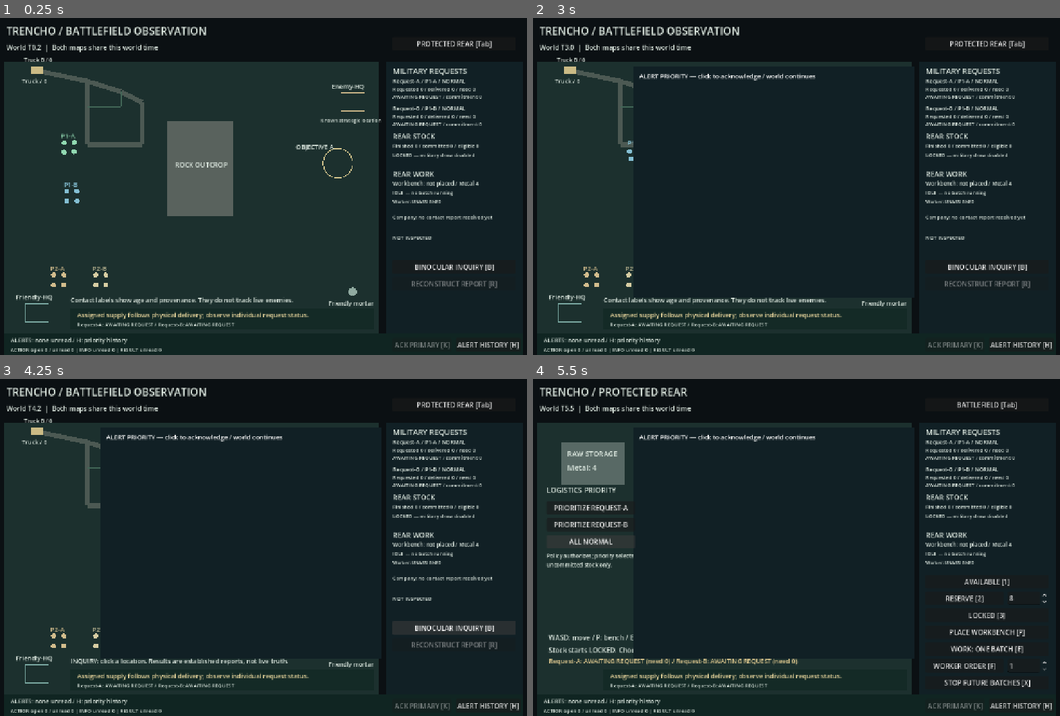
Above: before the commit, frames 1-4 (two rows, left to right).
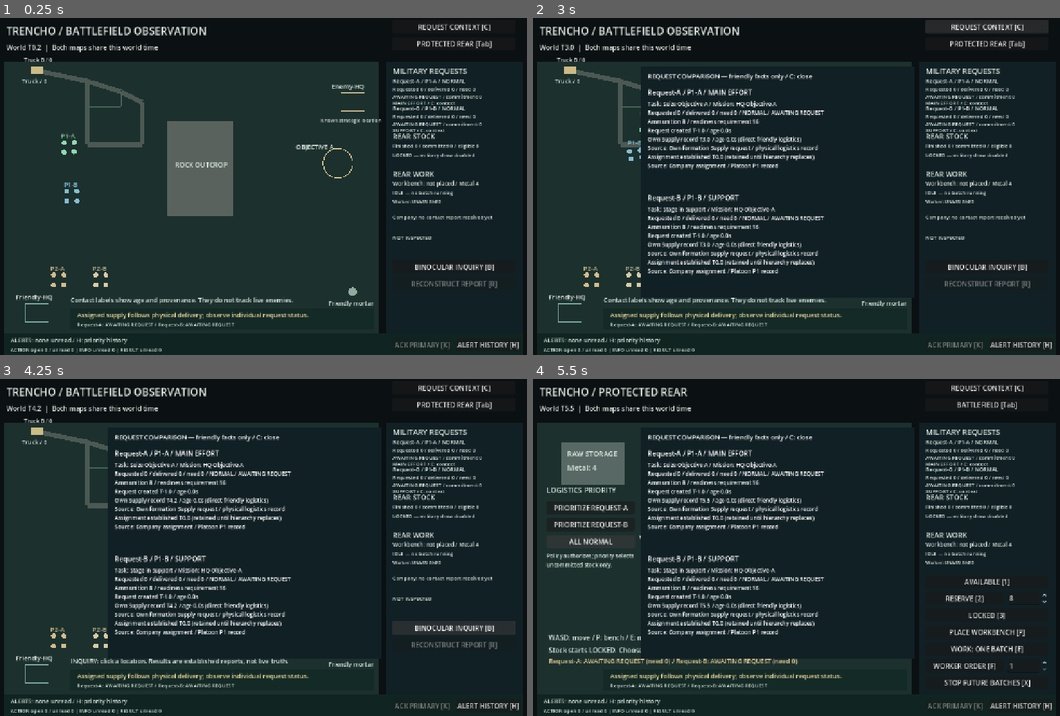
Above: after the commit, the same moments.

Repository: TheInfinityIQ/trencho_v3
Game: Godot game, scene res://priority_operations.tscn
The game is run twice, just before and just after one commit, with the same random seed, the same clock (stepped at 60 frames per second) and the same inputs. This scene is started directly instead of the project's main scene.
Inputs (mouse positions are in pixels of both pictures, inside the frame that each line leads up to):
- Up to frame 1 (0.25 s): no input
- Up to frame 2 (3 s): click "PROTECTED REAR [Tab]" at 0.5 s; click "BATTLEFIELD [Tab]" at 1.25 s; click "ALERT HISTORY [H]" at 2 s; click (986, 28) at 2.75 s, where only the run after the commit has a clickable "REQUEST CONTEXT [C]"
- Up to frame 3 (4.25 s): click "BINOCULAR INQUIRY [B]" at 3.5 s
- Up to frame 4 (5.5 s): tap Enter at 4.25 s; move the mouse to (917, 530) at 4.27 s; hold D 4.28-5 s; tap Tab at 4.35 s; click (917, 530) at 4.42 s; tap P at 4.55 s; click "ALL NORMAL" at 5 s

The runs differ from the first frame. In frame 1, 0.3% of the frame differs, in the area x 74-94%, y 1-34%; in frame 2, 6.1%, in the area x 19-98%, y 0-83%; in frame 3, 5.4%; in frame 4, 5.4%.

Commit message:
Explain supply requests with established friendly command context

Diff:
--- /dev/null
+++ b/check_context.gd
@@ -0,0 +1,208 @@
+extends SceneTree
+
+const Ops = preload("res://priority_operations.gd")
+const Codec = preload("res://checkpoint.gd")
+var checks := 0
+var failures: Array[String] = []
+var evidence: Array = []
+
+func expect(condition: bool, description: String) -> void:
+	checks += 1
+	if not condition:
+		failures.append(description)
+
+func _initialize() -> void:
+	run.call_deferred()
+
+func request(ops, identity: String) -> Dictionary:
+	return ops.world.rear.requests.filter(func(item): return item.id == identity)[0]
+
+func packets(ops) -> Array:
+	return ops.situation().requests.map(func(item): return item.context)
+
+func signature(ops) -> String:
+	var world = ops.world
+	var people: Array = world.all_people().map(func(person): return {"id": person.id, "position": person.position, "path": person.path, "waypoint": person.waypoint, "inventory": person.inventory, "active": person.active, "medical": person.medical_state})
+	var chains: Array = [world.supply] + world.additional_supplies
+	return JSON.stringify({"time": world.elapsed, "people": people, "command": world.trace, "squads": world.squads.map(func(squad): return {"id": squad.id, "task": squad.task, "destination": squad.destination, "decision": squad.decision}),
+		"rear": [world.rear.metal, world.rear.ammunition, world.rear.committed, world.rear.shipment, world.rear.job, world.rear.production_order, world.rear.requests, world.rear.request_context],
+		"chains": chains.map(func(chain): return {"id": chain.request_id, "carried": chain.carried(), "phase": chain.phase, "requested_at": chain.requested_at, "transactions": chain.transactions, "truck": [chain.truck.position, chain.truck.inventory, chain.truck.route, chain.truck.route_state]}),
+		"random": [world.combat.friendly_random.seed, world.combat.friendly_random.state, world.combat.enemy_random.seed, world.combat.enemy_random.state], "shots": world.combat.shots, "missions": world.artillery.missions}, "", true, true)
+
+func initial():
+	var ops = Ops.new()
+	ops.step(12)
+	ops.world.rear.place_workbench(Vector2(380, 480))
+	ops.world.rear.assign_worker(2)
+	while ops.world.rear.produced < 8 and ops.world.elapsed < 20:
+		ops.advance(1.0 / 60.0)
+	return ops
+
+func branch(identity: String) -> Dictionary:
+	var ops = initial()
+	var baseline := signature(ops)
+	var a: Dictionary = request(ops, "Request-A")
+	var b: Dictionary = request(ops, "Request-B")
+	var chosen: Dictionary = a if identity == a.id else b
+	var other: Dictionary = b if identity == a.id else a
+	var index := 0 if identity == a.id else 1
+	var original_task: String = ops.world.squads[index].task
+	ops.set_priority(identity)
+	ops.world.rear.set_policy("AVAILABLE")
+	var conserved := true
+	while chosen.delivered < 8 and ops.world.elapsed < 60:
+		ops.advance(1.0 / 60.0)
+		conserved = conserved and ops.world.total_ammunition() == ops.initial_ammo + ops.world.rear.produced - ops.world.combat.shots.size()
+	ops.advance(1.0 / 60.0)
+	expect(chosen.delivered == 8 and chosen.ready and other.delivered == 0 and not other.ready, "Selected " + identity + " physically becomes ready first; other is still genuinely short")
+	var first_ready: float = ops.world.supply.resumed_at if index == 0 else ops.world.additional_supplies[0].resumed_at
+	var start: Vector2 = ops.world.squads[index].center()
+	var other_start: Vector2 = ops.world.squads[1 - index].center()
+	var remaining_before: float = start.distance_to(ops.world.squads[index].destination)
+	ops.step(2)
+	var progressed: float = remaining_before - ops.world.squads[index].center().distance_to(ops.world.squads[index].destination)
+	expect(progressed > 20 and ops.world.squads[index].task == original_task and ops.world.squads[1 - index].center().distance_to(other_start) < 0.001 and other.delivered == 0, "Ordinary " + identity + " mission progresses earlier while unsupplied formation holds; priority issued no new task")
+	while (a.delivered < 8 or b.delivered < 8) and ops.world.elapsed < 85 and ops.world.battle_active():
+		ops.advance(1.0 / 60.0)
+		conserved = conserved and ops.world.total_ammunition() == ops.initial_ammo + ops.world.rear.produced - ops.world.combat.shots.size()
+	ops.advance(1.0 / 60.0)
+	expect(a.delivered == 8 and b.delivered == 8 and ops.world.rear.produced == 16 and conserved, "Later second finite batch supplies remaining demand and conserves ammunition in " + identity + " branch")
+	return {"choice": identity, "initial": baseline, "first_ready": first_ready, "A_ready": ops.world.supply.resumed_at, "B_ready": ops.world.additional_supplies[0].resumed_at,
+		"earlier_progress": progressed, "initial_center": start, "contexts": packets(ops), "requests": ops.world.rear.requests.duplicate(true), "ledger": ops.world.rear.ledger.duplicate(true)}
+
+func run() -> void:
+	var ops = initial()
+	var context: Array = packets(ops)
+	var a: Dictionary = context[0]
+	var b: Dictionary = context[1]
+	expect(a.request_id == "Request-A" and a.formation_id == "P1-A" and b.request_id == "Request-B" and b.formation_id == "P1-B", "Context attaches to stable logical demand and formation identity")
+	expect(a.command_role == "MAIN EFFORT" and b.command_role == "SUPPORT" and a.mission_id == b.mission_id and a.mission_id == "HQ-Objective-A", "Established hierarchy distinguishes MAIN EFFORT/SUPPORT under one authored HQ mission")
+	expect(a.task_summary == ops.world.squads[0].task and b.task_summary == ops.world.squads[1].task and ops.world.trace[a.source_sequence].choice == "P1-A: " + a.task_summary and ops.world.trace[b.source_sequence].choice == "P1-B: " + b.task_summary, "Task summaries come from actual friendly Platoon assignment records")
+	expect(a.carried == 8 and b.carried == 8 and a.readiness_required == 16 and a.requested == 8 and b.remaining == 8 and a.supply_reason == "Ammunition 8 / readiness requirement 16", "Readiness/deficit context reflects actual logistics, without invented enemy rationale")
+	expect(a.request_created_at == ops.world.supply.requested_at and b.request_created_at == ops.world.additional_supplies[0].requested_at and a.request_age == ops.world.elapsed - a.request_created_at and a.supply_record_time == ops.world.elapsed and a.supply_age == 0, "Creation age and effective direct-Supply time come from authoritative world/logistics clocks")
+	expect(a.command_record_time == 0 and a.command_provenance.contains("Platoon P1") and a.supply_provenance.contains("physical logistics record"), "Static established assignment and direct friendly logistics have separate explicit provenance/timing")
+	var before := signature(ops)
+	context[0].task_summary = "changed diagnostic copy"
+	for sample in range(20):
+		ops.situation()
+	expect(signature(ops) == before and packets(ops)[0].task_summary == "Seize Objective A", "Read-only context projection/copy changes cannot mutate actual world or allocation")
+	var codec = Codec.new()
+	expect(codec.values_only(packets(ops)) and codec.unpack(JSON.parse_string(JSON.stringify(codec.pack(packets(ops)), "", true, true))) == packets(ops), "Request context is serializable plain values with no tactical callable/control object")
+	var allowed := ["request_id", "formation_id", "mission_id", "command_role", "task_summary", "command_provenance", "command_record_time", "source_sequence", "request_created_at", "request_age", "requested", "remaining", "delivered", "carried", "readiness_required", "supply_reason", "supply_provenance", "supply_record_time", "supply_age"]
+	expect(packets(ops).all(func(packet): return packet.keys().all(func(key): return key in allowed)), "Whitelisted packet has no enemy/threat/recommendation/score/best-choice or tactical action field")
+	var hidden_before := JSON.stringify(packets(ops), "", true, true)
+	var alert_before := JSON.stringify(ops.alerts.recent(), "", true, true)
+	var enemy = ops.world.combat.defenders.soldiers[0]
+	enemy.position = Vector2(900, 700)
+	enemy.active = false
+	enemy.medical_state = "DEAD"
+	enemy.inventory.BoltActionRifleAmmo = 99
+	expect(JSON.stringify(packets(ops), "", true, true) == hidden_before and JSON.stringify(ops.alerts.recent(), "", true, true) == alert_before, "Unreported enemy location/health/ammunition changes cannot alter request context, alert rationale or recommendation")
+	var retained_task: String = packets(ops)[0].task_summary
+	ops.world.squads[0].task = "Unestablished local edit"
+	ops.step(1)
+	expect(packets(ops)[0].task_summary == retained_task and packets(ops)[0].command_record_time == 0 and packets(ops)[0].supply_record_time > a.supply_record_time, "Old established assignment is retained while only actual friendly Supply facts/time refresh")
+	ops.world.company_receive("Secure Objective A", Vector2(140, 610))
+	ops.advance(1.0 / 60.0)
+	expect(packets(ops)[0].command_role == "RESERVE" and packets(ops)[1].command_role == "RESERVE" and packets(ops)[0].task_summary == "Hold reserve" and packets(ops)[0].command_record_time > 0 and ops.world.trace[packets(ops)[0].source_sequence].intent == "Remain staged", "A genuine existing friendly hierarchy reassignment updates context from its actual record")
+	var left: Dictionary = branch("Request-A")
+	var right: Dictionary = branch("Request-B")
+	expect(left.initial == right.initial, "A-first/B-first branches share identical initial actor/path/stock/request/command/vehicle and RNG seed/state snapshot")
+	expect(left.A_ready < left.B_ready and right.B_ready < right.A_ready and left.A_ready < right.A_ready and right.B_ready < left.B_ready, "Either choice changes actual timing/order of friendly readiness and autonomous action without forcing different final outcomes")
+	var guidance = initial()
+	var wording := JSON.stringify(guidance.alerts.recent())
+	expect(guidance.alerts.primary().type == "STOCK_AUTHORIZATION" and guidance.alerts.primary().text.contains("choose logistics priority") and guidance.world.rear.requests.all(func(item): return item.priority == "NORMAL") and not wording.contains("Choose MAIN EFFORT") and not wording.contains("best choice"), "Actual competing-request alert surfaces choice without MAIN EFFORT recommendation or automatic selection")
+	evidence.append(left)
+	evidence.append(right)
+	if "--visual" in OS.get_cmdline_user_args():
+		await visual_run()
+	var output := FileAccess.open("res://artifacts/context_checks.json", FileAccess.WRITE)
+	output.store_string(JSON.stringify({"checks": checks, "failures": failures, "branches": evidence}, "\t", true, true))
+	print("CONTEXT CHECKS: ", checks, " failures: ", failures)
+	quit(0 if failures.is_empty() else 1)
+
+func key(code: Key) -> void:
+	var event := InputEventKey.new()
+	event.keycode = code
+	event.physical_keycode = code
+	event.pressed = true
+	Input.parse_input_event(event)
+	var release := InputEventKey.new()
+	release.keycode = code
+	release.physical_keycode = code
+	Input.parse_input_event(release)
+
+func click(point: Vector2) -> void:
+	var event := InputEventMouseButton.new()
+	event.position = point
+	event.button_index = MOUSE_BUTTON_LEFT
+	event.pressed = true
+	Input.parse_input_event(event)
+	var release := InputEventMouseButton.new()
+	release.position = point
+	release.button_index = MOUSE_BUTTON_LEFT
+	Input.parse_input_event(release)
+
+func capture(name: String) -> void:
+	await create_timer(0.04).timeout
+	await RenderingServer.frame_post_draw
+	root.get_texture().get_image().save_png("res://artifacts/context_" + name + ".png")
+
+func visual_run() -> void:
+	for identity in ["Request-A", "Request-B"]:
+		var branch_name: String = "A" if identity == "Request-A" else "B"
+		var view = load("res://priority_operations.tscn").instantiate()
+		root.add_child(view)
+		while not view.model.rear.requests.all(func(item): return item.requested == 8) and view.model.elapsed < 12:
+			await create_timer(0.1).timeout
+		key(KEY_TAB)
+		await process_frame
+		key(KEY_P)
+		await process_frame
+		click(Vector2(380, 480))
+		await process_frame
+		click(Vector2(1226, 673))
+		await process_frame
+		key(KEY_F)
+		while view.model.rear.produced < 8 and view.model.elapsed < 20:
+			await create_timer(0.05).timeout
+		key(KEY_C)
+		await process_frame
+		await capture(branch_name + "_01_two_requests_command_logistics_provenance")
+		expect(view.context_panel.visible and view.context_headers[0].text.contains("MAIN EFFORT") and view.context_headers[1].text.contains("SUPPORT") and view.context_bodies[0].text.contains("Source:") and view.context_bodies[1].text.contains("Assignment established T0.0"), "Normal comparison control shows both established tasks/roles and separately timed direct Supply provenance")
+		expect(view.context_panel.find_children("*", "Button", true, false).is_empty() and view.view_mode == "rear", "Comparison contains facts only and does not switch map or add tactical controls")
+		click(Vector2(150, 305 if identity == "Request-A" else 345))
+		await process_frame
+		await capture(branch_name + "_02_player_selects_either_logistics_priority")
+		var selected: Dictionary = request(view.operations, identity)
+		var other: Dictionary = request(view.operations, "Request-B" if identity == "Request-A" else "Request-A")
+		expect(selected.priority == "PRIORITY" and other.priority == "NORMAL" and view.model.rear.policy == "LOCKED" and view.model.rear.committed == 0, "Either MAIN EFFORT or SUPPORT remains selectable; context neither chooses nor authorizes")
+		key(KEY_1)
+		key(KEY_C)
+		key(KEY_TAB)
+		await process_frame
+		while selected.delivered < 8 and view.model.elapsed < 55:
+			await create_timer(0.1).timeout
+		var index := 0 if identity == "Request-A" else 1
+		var before: Vector2 = view.model.squads[index].center()
+		await create_timer(2).timeout
+		await capture(branch_name + "_03_physical_readiness_autonomous_progress_first")
+		expect(selected.delivered == 8 and selected.ready and other.delivered == 0 and view.model.squads[index].center().distance_to(before) > 20, "Actual " + identity + " delivery releases its existing autonomous task earlier while other formation stays short")
+		key(KEY_C)
+		await process_frame
+		await capture(branch_name + "_04_direct_supply_context_reflects_actual_consequence")
+		expect(view.view_mode == "battlefield" and packets(view.operations)[index].carried == 16 and packets(view.operations)[1 - index].carried == 8 and packets(view.operations)[index].command_record_time == 0, "Comparison on chosen field view updates physical supply facts without re-stamping established command or forcing navigation")
+		if identity == "Request-B":
+			view.set_physics_process(false)
+			var before_hidden := JSON.stringify(packets(view.operations), "", true, true)
+			var enemy = view.model.combat.defenders.soldiers[0]
+			enemy.position = Vector2(900, 700)
+			enemy.active = false
+			enemy.medical_state = "DEAD"
+			enemy.inventory.BoltActionRifleAmmo = 99
+			view.refresh()
+			await capture("B_05_unreported_enemy_change_no_context_leak")
+			expect(JSON.stringify(packets(view.operations), "", true, true) == before_hidden and view.context_headers[0].text.contains("MAIN EFFORT") and view.context_headers[1].text.contains("SUPPORT"), "Isolated unreported enemy change leaves actual comparison/roles/priority facts identical, no threat/recommendation leak")
+		evidence.append({"renderer_choice": identity, "requests": view.model.rear.requests.duplicate(true), "contexts": packets(view.operations), "time": view.model.elapsed})
+		view.queue_free()
+		await process_frame
--- a/priority_operations.gd
+++ b/priority_operations.gd
@@ -2,6 +2,7 @@
 
 const Supply = preload("res://supply.gd")
 const VehicleRoutes = preload("res://vehicle_routes.gd")
+const RequestContext = preload("res://request_context.gd")
 
 func _init() -> void:
 	super._init()
@@ -30,7 +31,14 @@
 	guard.position = Vector2(790, 420)
 	guard.origin = guard.position
 	initial_ammo = world.total_ammunition()
+	world.rear.sync_requests([world.supply] + world.additional_supplies)
+	RequestContext.capture_assignments(world)
 	alerts = Alerts.new(world)
+
+func advance(delta: float) -> void:
+	super.advance(delta)
+	if not world.information.reconstructing:
+		RequestContext.capture_assignments(world)
 
 func set_priority(identity: String, value := "PRIORITY") -> bool:
 	return world.battle_active() and world.rear.set_request_priority(identity, value)
--- a/priority_view.gd
+++ b/priority_view.gd
@@ -2,6 +2,9 @@
 
 const PriorityOperations = preload("res://priority_operations.gd")
 var priority_buttons: Array[Button] = []
+var context_panel: Panel
+var context_headers: Array[Label] = []
+var context_bodies: Array[Label] = []
 
 func _init() -> void:
 	operations = PriorityOperations.new()
@@ -12,7 +15,52 @@
 	priority_buttons.append(button("PRIORITIZE REQUEST-A", Vector2(45, 290), func(): set_priority("Request-A"), 210))
 	priority_buttons.append(button("PRIORITIZE REQUEST-B", Vector2(45, 330), func(): set_priority("Request-B"), 210))
 	priority_buttons.append(button("ALL NORMAL", Vector2(45, 370), func(): set_priority("", "NORMAL"), 210))
+	button("REQUEST CONTEXT [C]", Vector2(945, 5), toggle_context)
+	context_panel = Panel.new()
+	context_panel.position = Vector2(270, 115)
+	context_panel.size = Vector2(650, 550)
+	var background := StyleBoxFlat.new()
+	background.bg_color = Color("112025")
+	context_panel.add_theme_stylebox_override("panel", background)
+	context_panel.visible = false
+	add_child(context_panel)
+	var title := Label.new()
+	title.position = Vector2(15, 12)
+	title.text = "REQUEST COMPARISON — friendly facts only / C: close"
+	title.add_theme_font_size_override("font_size", 15)
+	context_panel.add_child(title)
+	for index in range(2):
+		var heading := Label.new()
+		heading.position = Vector2(15, 50 + index * 250)
+		heading.add_theme_font_size_override("font_size", 16)
+		context_panel.add_child(heading)
+		context_headers.append(heading)
+		var body := Label.new()
+		body.position = Vector2(15, 80 + index * 250)
+		body.size = Vector2(620, 205)
+		body.add_theme_font_size_override("font_size", 13)
+		body.autowrap_mode = TextServer.AUTOWRAP_WORD_SMART
+		context_panel.add_child(body)
+		context_bodies.append(body)
 	refresh()
+
+func toggle_context() -> void:
+	context_panel.visible = not context_panel.visible
+	if context_panel.visible:
+		alert_panel.visible = false
+	refresh()
+
+func toggle_alert_history() -> void:
+	if context_panel != null:
+		context_panel.visible = false
+	super.toggle_alert_history()
+
+func _input(event: InputEvent) -> void:
+	if event is InputEventKey and event.pressed and not event.echo and event.keycode == KEY_C:
+		toggle_context()
+		get_viewport().set_input_as_handled()
+	else:
+		super._input(event)
 
 func set_priority(identity: String, value := "PRIORITY") -> void:
 	if view_mode == "rear" and model.battle_active():
@@ -23,6 +71,13 @@
 	for item in priority_buttons:
 		item.visible = view_mode == "rear"
 		item.disabled = not model.battle_active()
+	if context_panel != null:
+		var requests: Array = operations.situation().requests
+		for index in range(requests.size()):
+			var request: Dictionary = requests[index]
+			var context: Dictionary = request.context
+			context_headers[index].text = "%s / %s / %s" % [request.id, request.formation, context.command_role]
+			context_bodies[index].text = "Task: %s / Mission: %s\nRequested %d / delivered %d / need %d / %s / %s\n%s\nRequest created T%.1f / age %.1fs\nOwn Supply record T%.1f / age %.1fs (direct friendly logistics)\nSource: %s\nAssignment established T%.1f (retained until hierarchy replaces)\nSource: %s" % [context.task_summary, context.mission_id, request.requested, request.delivered, request.remaining, request.priority, request.state, context.supply_reason, context.request_created_at, context.request_age, context.supply_record_time, context.supply_age, context.supply_provenance, context.command_record_time, context.command_provenance]
 
 func draw_supply_panel() -> void:
 	draw_rect(Rect2(930, 105, 325, 645), Color("112025"))
@@ -34,6 +89,7 @@
 		label_at(Vector2(945, y), "%s / %s / %s" % [request.id, request.formation, request.priority], 13, Color("e0cf98") if request.priority == "PRIORITY" else Color("dce7df"))
 		label_at(Vector2(945, y + 18), "Requested %d / delivered %d / need %d" % [request.requested, request.delivered, request.remaining], 12)
 		label_at(Vector2(945, y + 36), "%s / commitment %d" % [request.state, request.allocated if request.state == "COMMITTED" else 0], 12)
+		label_at(Vector2(945, y + 51), request.context.command_role + " / C: context", 12)
 	label_at(Vector2(945, 287), "REAR STOCK", 17)
 	label_at(Vector2(945, 308), "Finished %d / committed %d / eligible %d" % [status.stock.finished, status.stock.committed, status.stock.eligible], 12)
 	wrapped_label(Vector2(945, 330), status.stock.explanation, 292, 12)
--- a/rear.gd
+++ b/rear.gd
@@ -24,6 +24,7 @@
 var world_time := 0.0
 var multi_enabled := false
 var requests: Array[Dictionary] = []
+var request_context: Dictionary = {}
 var priority_history: Array[Dictionary] = []
 var commitment_request_id := ""
 var next_shipment_id := 1
@@ -190,6 +191,7 @@
 			request.delivered = mini(request.requested, delivered)
 			request.remaining = maxi(0, request.requested - request.delivered)
 			request.carried = chain.carried()
+			request["supply_record_time"] = world_time
 			request.readiness = chain.phase
 			request.ready = chain.carried() >= chain.READY_THRESHOLD and chain.squad.mission_execution_available()
 			if request.requested == 0:
--- /dev/null
+++ b/request_context.gd
@@ -0,0 +1,37 @@
+extends RefCounted
+
+# Stable authored ID for this fixture's already established HQ Objective-A mission.
+const MISSION_ID := "HQ-Objective-A"
+
+static func capture_assignments(world) -> void:
+	for request in world.rear.requests:
+		var platoon_id := ""
+		for platoon in world.platoons:
+			if platoon.squads.any(func(squad): return squad.id == request.formation):
+				platoon_id = platoon.id
+		var source := -1
+		for index in range(world.trace.size()):
+			var event: Dictionary = world.trace[index]
+			if event.echelon == "Platoon" and (event.choice.begins_with(request.formation + ":") or (event.actor == platoon_id and event.intent == "Remain staged")):
+				source = index
+		if source < 0 or world.rear.request_context.get(request.id, {}).get("source_sequence", -1) == source:
+			continue
+		var event: Dictionary = world.trace[source]
+		var summary: String = "Hold reserve" if event.intent == "Remain staged" else event.choice.trim_prefix(request.formation + ": ")
+		var role: String = {"Seize Objective A": "MAIN EFFORT", "Stage in support": "SUPPORT", "Hold reserve": "RESERVE"}.get(summary, "ASSIGNED")
+		world.rear.request_context[request.id] = {"request_id": request.id, "formation_id": request.formation,
+			"mission_id": MISSION_ID, "command_role": role, "task_summary": summary,
+			"command_provenance": "Company assignment / Platoon " + event.actor + " record",
+			"command_record_time": world.elapsed, "source_sequence": source}
+
+static func project(world, request: Dictionary) -> Dictionary:
+	var established: Dictionary = world.rear.request_context.get(request.id, {}).duplicate(true)
+	established.merge({"request_id": request.id, "formation_id": request.formation,
+		"request_created_at": request.created_at, "request_age": maxf(0, world.elapsed - request.created_at) if request.created_at >= 0 else 0.0,
+		"requested": request.requested, "remaining": request.remaining, "delivered": request.delivered,
+		"carried": request.carried, "readiness_required": world.supply.READY_THRESHOLD,
+		"supply_reason": "Ammunition %d / readiness requirement %d" % [request.carried, world.supply.READY_THRESHOLD],
+		"supply_provenance": "Own formation Supply request / physical logistics record",
+		"supply_record_time": request.get("supply_record_time", 0.0),
+		"supply_age": maxf(0, world.elapsed - request.get("supply_record_time", 0.0))}, true)
+	return established
--- a/situation.gd
+++ b/situation.gd
@@ -1,4 +1,6 @@
 extends RefCounted
+
+const RequestContext = preload("res://request_context.gd")
 
 static func freshness(age: float) -> String:
 	return "RECENT" if age <= 5 else ("AGING" if age <= 15 else "STALE")
@@ -157,6 +159,7 @@
 	var waiting := 0
 	var stages: Array[String] = []
 	for request in requests:
+		request["context"] = RequestContext.project(world, request)
 		requested += request.requested
 		delivered += request.delivered
 		carried += request.carried
Not shown, added: check_context.gd.uid
Not shown, added: request_context.gd.uid
Not shown, changed: PLAYER_GUIDE.md
